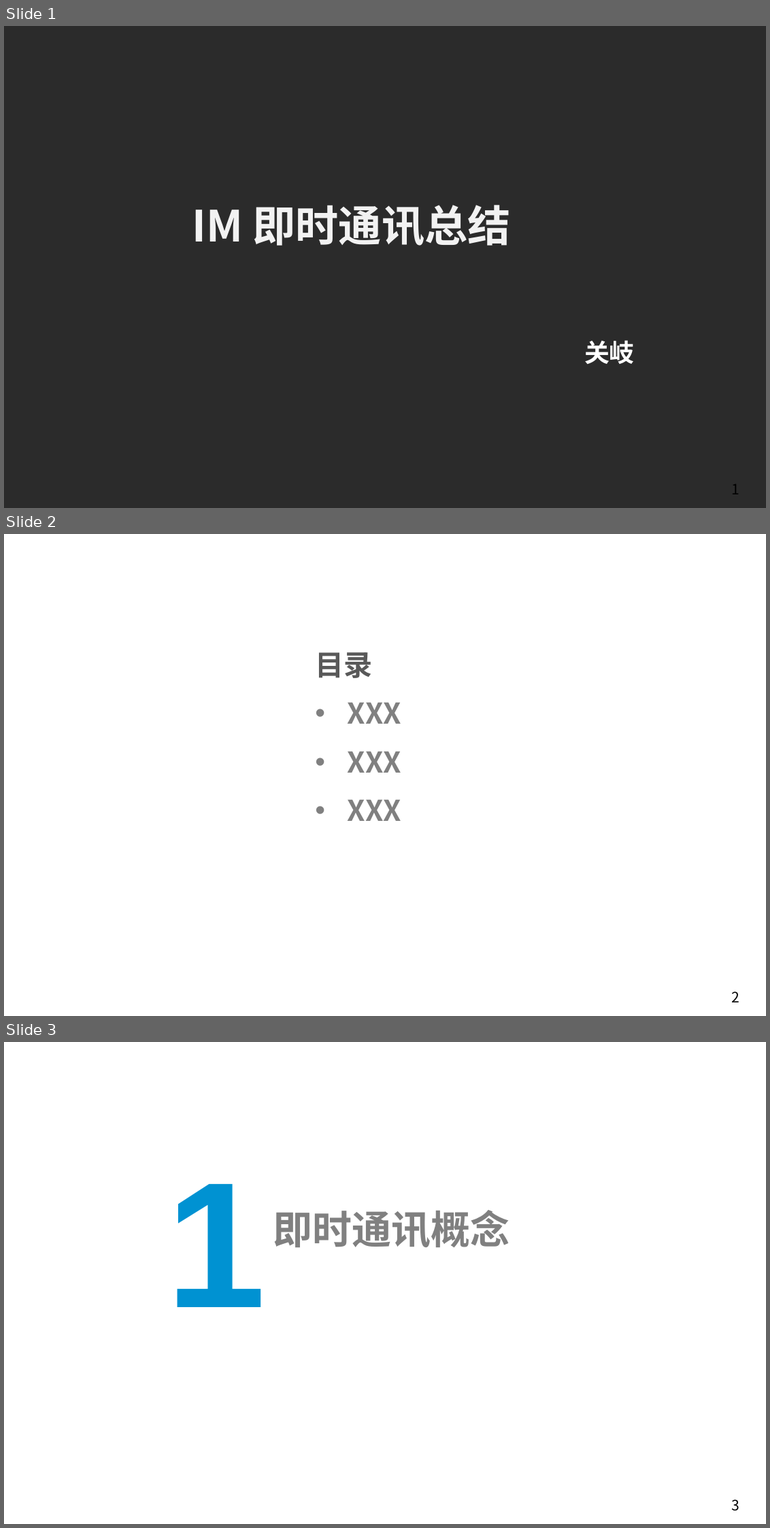
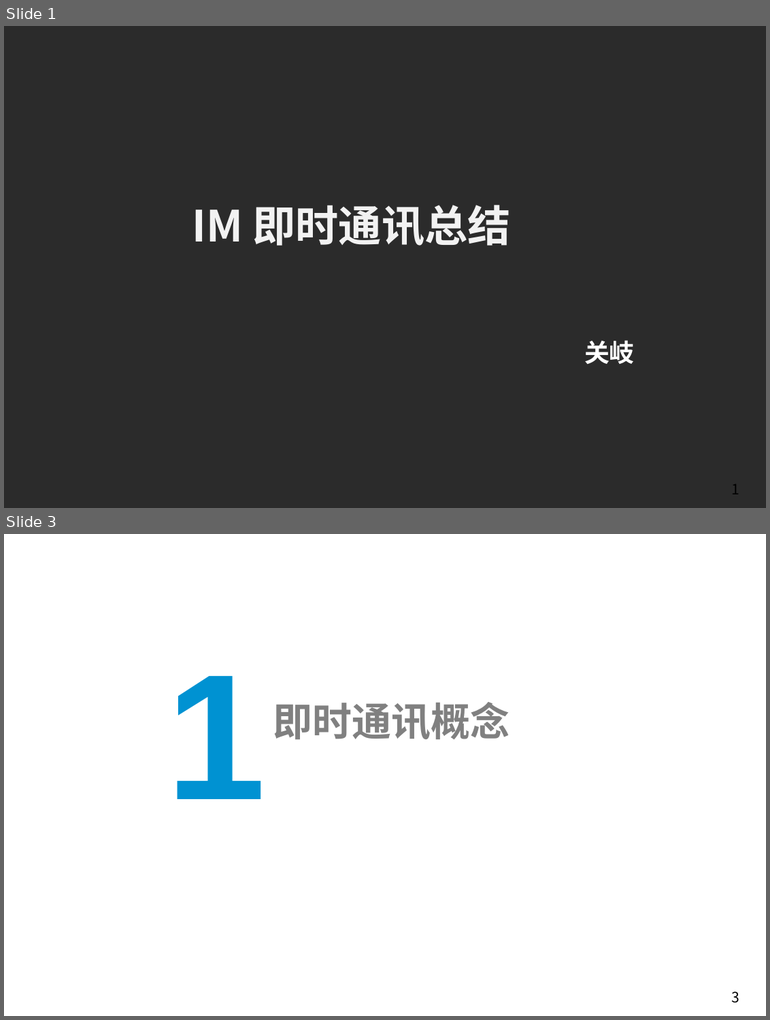
Before and after one commit to Easyhood/IM, a slide deck: 说明文档/IM即时通信总结.pptx. Shown one above the other, each under a label of ours: slides 1, 2 and 3 before the commit, slides 1 and 3 after it; the slides between them are not shown. The pictures are 770x1528 and 770x1020 pixels, drawn with LibreOffice and Linux fonts; fonts in the diff are those of the drawing; background and template pictures are left out; a plain dark background stands for a picture behind light text. Boxes give left, top, right and bottom in pixels: in the first picture for what was removed or moved away, otherwise in the second. Text is boxed around its words. In the diff, an @@ line names an element or a change of style, - is before the commit and + after.

```diff
--- a/说明文档/IM即时通信总结.pptx
+++ b/说明文档/IM即时通信总结.pptx
@@ slide 2 removed at box(4, 534, 766, 1016), background picture (left out); not listed: 1 template element that a slide beside it also shows @@
@@ text removed at box(315, 652, 401, 821) @@
-目录
-• XXX
-• XXX
-• XXX
```
Also in this commit, not shown: 13 slides added, 1 other slide removed, 3 other files.
